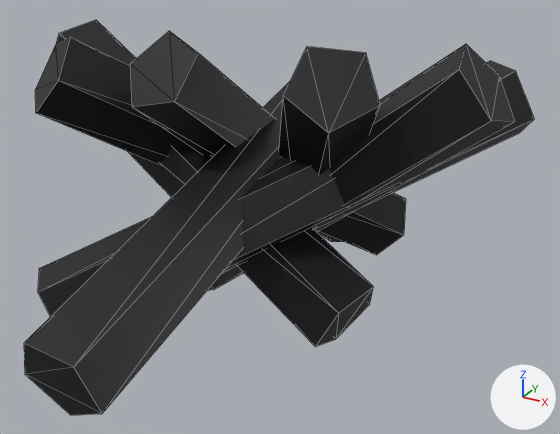
Two versions of the glTF model assets/models/prop_brush.glb, one commit apart.
One viewpoint serves both versions: a 50 mm camera at (0.933, -1.58, 1.089) aimed at (0.088, -0.044, 0.321). The lights are fixed; the arrows at lower right show +X, +Y and +Z. The first picture is the older version. Mesh edges are drawn as thin lines. Vertices at exactly the same position are counted once.

In view in the first picture: 'prop'.
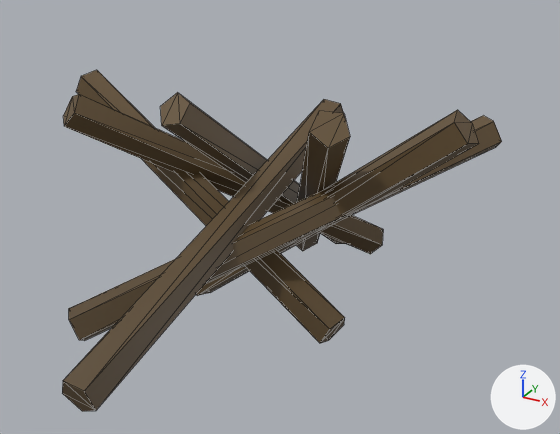
Location of each change, (x1, y1, x2, y2) in pixels of the pictures (560 x 434 px; the box of a moved part takes in the faces that stretch with it):
'prop', reshaped (14% narrower, 14% shorter): before (24, 20, 535, 415); after (62, 70, 502, 411)
part 1 of me_prop, moved or reshaped (not visible before): after (196, 110, 479, 295)
part 2 of me_prop, moved or reshaped (not visible before): after (63, 94, 383, 254)
part 3 of me_prop, moved or reshaped (not visible before): after (62, 99, 344, 411)
part 4 of me_prop, moved or reshaped (not visible before): after (296, 111, 350, 251)
part 5 of me_prop, moved or reshaped (not visible before): after (76, 70, 345, 343)
part 6 of me_prop, moved or reshaped (not visible before): after (69, 116, 502, 341)
part 7 of me_prop, moved or reshaped (not visible before): after (160, 92, 345, 244)
part 8 of me_prop, deleted: before (24, 20, 535, 415)

The change in detail:
me_prop is used by ob_prop; location (0.0, 0.0, 0.0).
me_prop had 140 vertices, 224 faces and spanned x -0.669..0.61, y -0.75..0.598, z 0.0..0.775.
me_prop now has 70 vertices, 112 faces and spans x -0.61..0.541, y -0.698..0.53, z 0.0..0.641.
me_prop part 1: the loose piece of 10 vertices spanning x -0.221..0.541, y -0.036..0.045, z 0.081..0.703 is moved by (0.0, 0.0, -0.07).
me_prop part 2: the loose piece of 10 vertices spanning x -0.421..0.185, y -0.257..0.48, z 0.102..0.683 is moved by (0.0, 0.0, -0.07).
me_prop part 3: the loose piece of 10 vertices spanning x -0.047..0.072, y -0.698..0.381, z 0.196..0.583 is moved by (0.0, 0.0, -0.07).
me_prop part 4: the loose piece of 10 vertices spanning x -0.116..0.317, y -0.197..0.457, z 0.07..0.71 is moved by (0.0, 0.0, -0.07).
me_prop part 5: the loose piece of 10 vertices spanning x -0.61..0.299, y -0.156..0.11, z 0.123..0.658 is moved by (0.0, 0.0, -0.07).
me_prop part 6: the loose piece of 10 vertices spanning x -0.266..0.54, y -0.468..0.302, z 0.154..0.622 is moved by (0.0, 0.0, -0.07).
me_prop part 7: the loose piece of 10 vertices spanning x -0.15..0.064, y -0.215..0.53, z 0.079..0.705 is moved by (0.0, 0.0, -0.07).
me_prop part 8: 7 loose pieces with 70 vertices, spanning x -0.669..0.61, y -0.75..0.598, z 0.0..0.775, are deleted.
